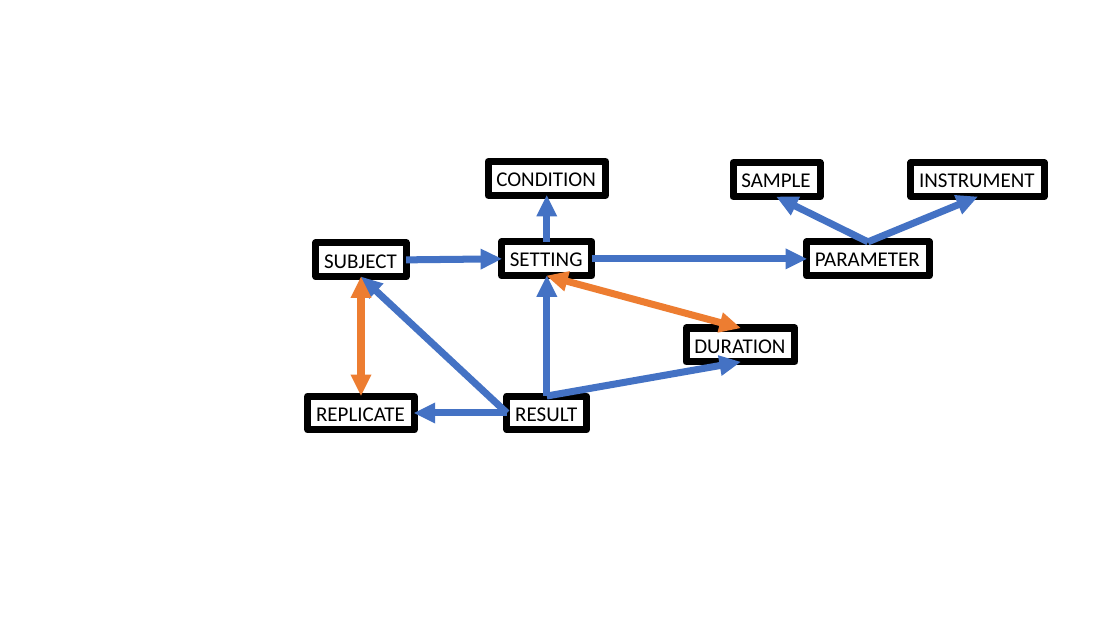
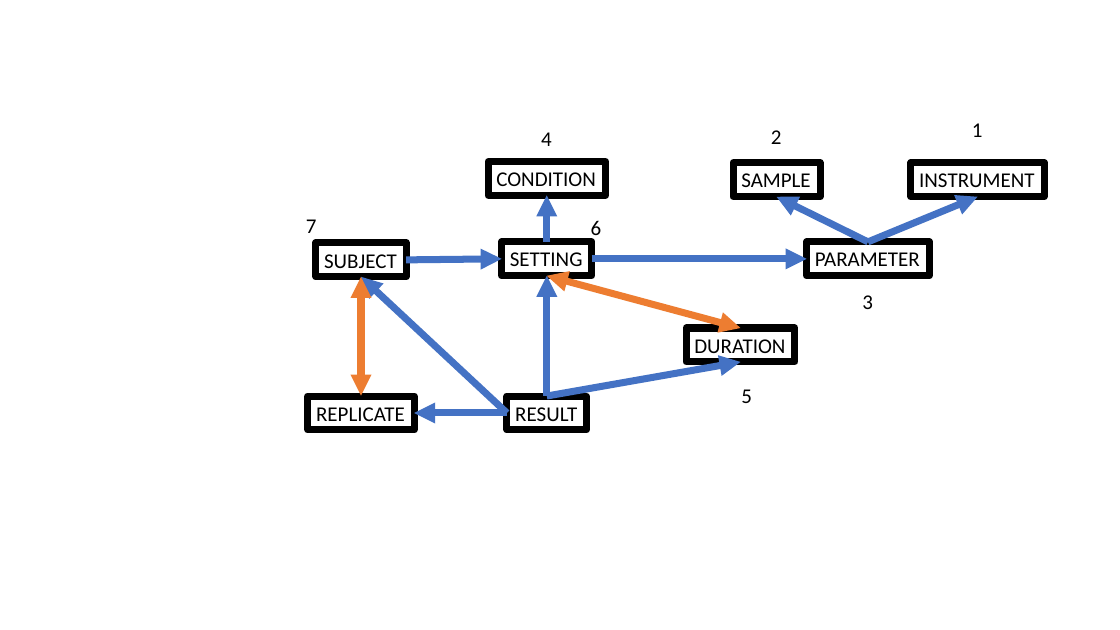
Before and after one commit to drfoehn/stabcalc, a slide deck: slide 1 of other_data/models_flowchart.pptx. Drawn at 1120x630 pixels with LibreOffice and Linux fonts; fonts in the diff are those of the drawing. Boxes give left, top, right and bottom in pixels: in the first picture for what was removed or moved away, otherwise in the second. Text is boxed around its words. In the diff, an @@ line names an element or a change of style, - is before the commit and + after.

```diff
--- a/other_data/models_flowchart.pptx
+++ b/other_data/models_flowchart.pptx
@@ text added at <box>541,132,552,146</box>, 18 pt, text #000000 @@
+4
@@ text added at <box>771,130,782,144</box>, 18 pt, text #000000 @@
+2
@@ text added at <box>972,123,983,137</box>, 18 pt, text #000000 @@
+1
@@ text added at <box>306,219,317,233</box>, 18 pt, text #000000 @@
+7
@@ text added at <box>591,220,602,242</box>, 18 pt, text #000000 @@
+6
@@ text added at <box>862,295,873,309</box>, 18 pt, text #000000 @@
+3
@@ text added at <box>741,389,752,403</box>, 18 pt, text #000000 @@
+5
```
Also in this commit, not shown: 5 other files.
